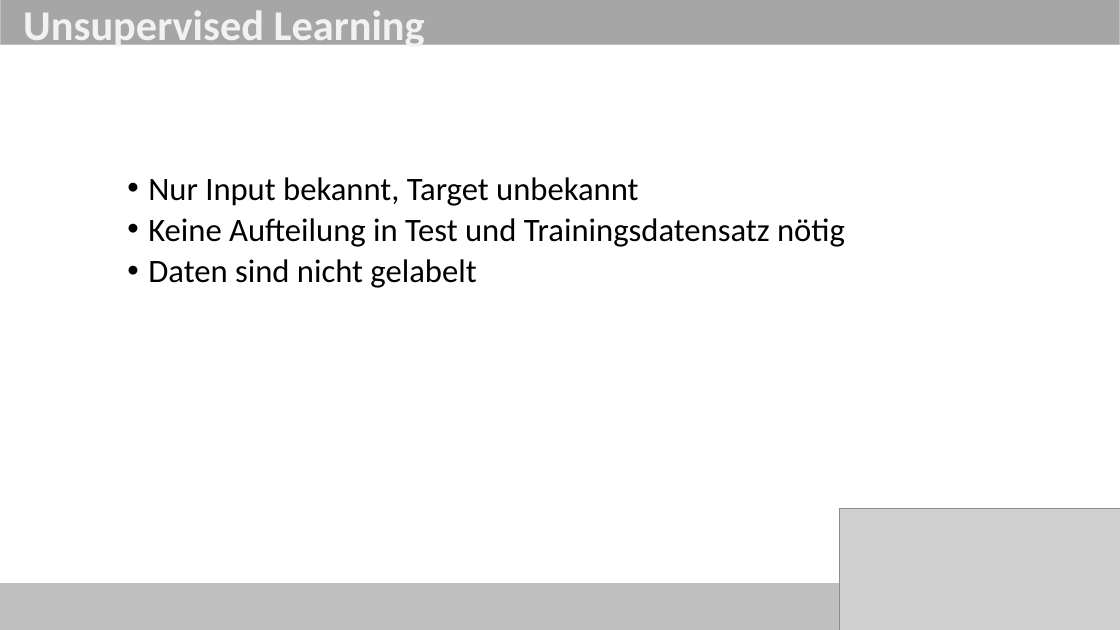
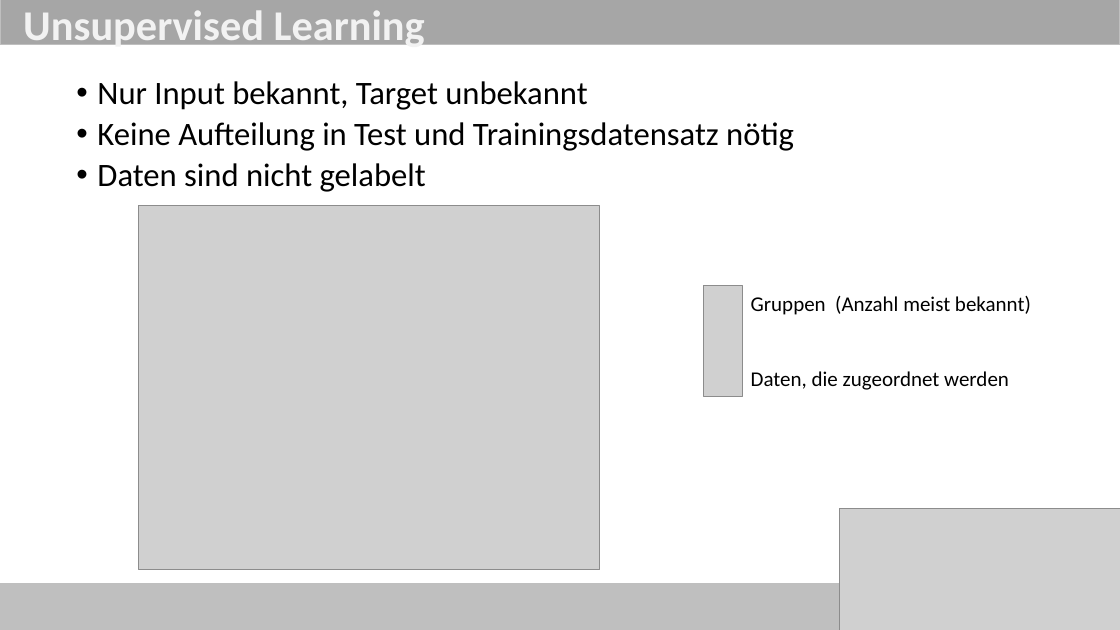
Before and after one commit to ob-algdatii-ss18/leistungsnachweis-firststeptoworlddomination, a slide deck: slide 4 of Reinforcement Learning.pptx. Drawn at 1120x630 pixels with LibreOffice and Linux fonts; fonts in the diff are those of the drawing; grey boxes stand for pictures. Boxes give left, top, right and bottom in pixels: in the first picture for what was removed or moved away, otherwise in the second. Text is boxed around its words. In the diff, an @@ line names an element or a change of style, - is before the commit and + after.

```diff
--- a/Reinforcement Learning.pptx
+++ b/Reinforcement Learning.pptx
@@ text "Nur Input bekannt, Target unbekannt" moved from (x1=148, y1=177, x2=845, y2=288) to (x1=97, y1=81, x2=794, y2=192) @@
@@ picture added at (x1=139, y1=206, x2=600, y2=570) @@
@@ picture added at (x1=703, y1=286, x2=743, y2=396) @@
@@ text added at (x1=751, y1=296, x2=1031, y2=390), 18 pt, text #000000 @@
+Gruppen (Anzahl meist bekannt)
+Daten, die zugeordnet werden
```
Also in this commit, not shown: 2 slides added.
